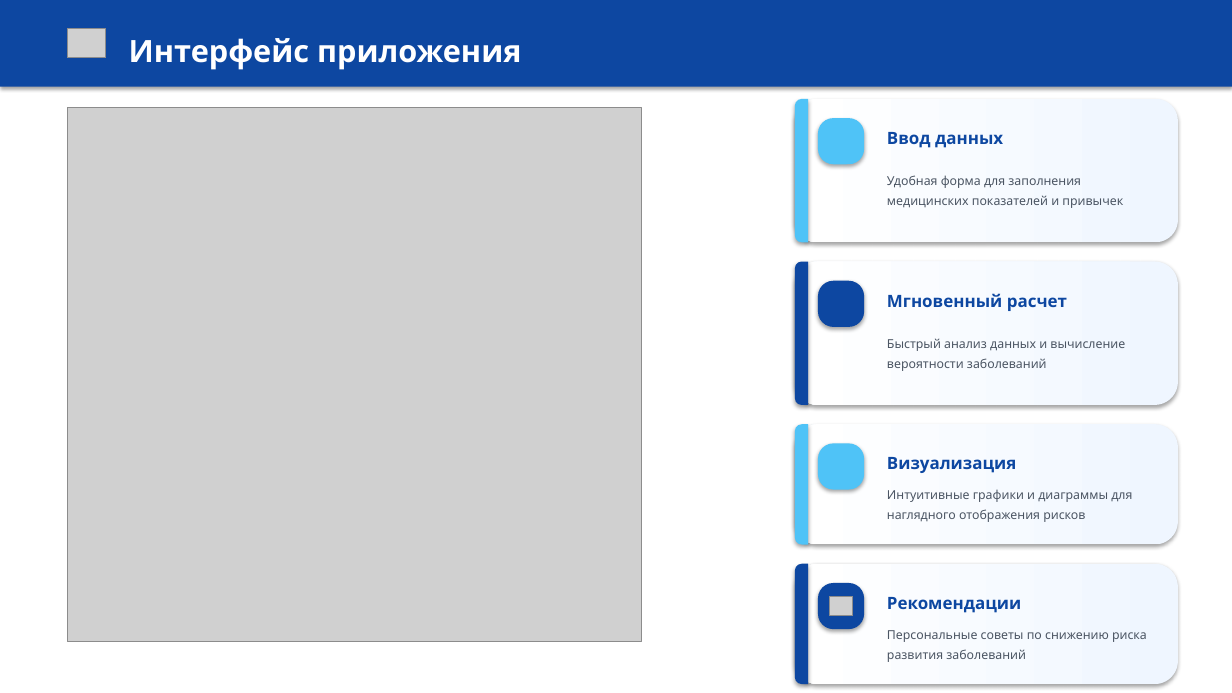
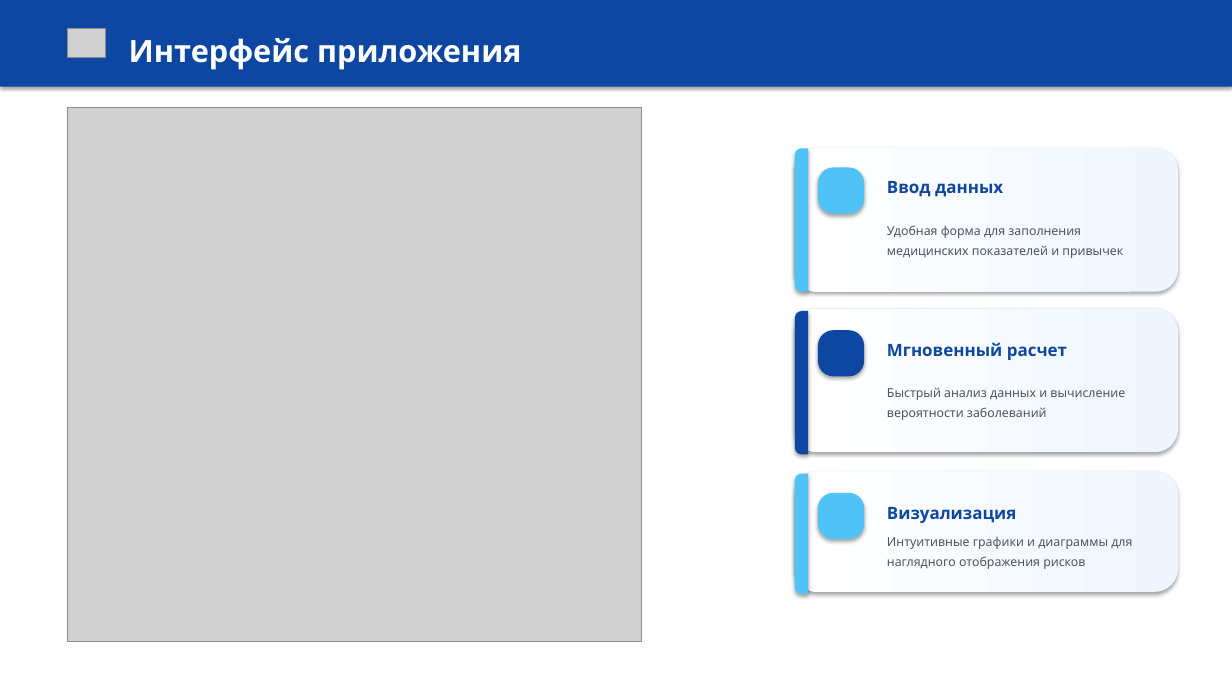
Before and after one commit to TimAlb7/decease_risk, a slide deck: slide 6 of Веб-приложение для оценки риска заболеваний.pptx. Drawn at 1232x693 pixels with LibreOffice and Linux fonts; fonts in the diff are those of the drawing; grey boxes stand for pictures; background and template pictures are left out. Boxes give left, top, right and bottom in pixels: in the first picture for what was removed or moved away, otherwise in the second. Text is boxed around its words. In the diff, an @@ line names an element or a change of style, - is before the commit and + after.

```diff
--- a/Веб-приложение для оценки риска заболеваний.pptx
+++ b/Веб-приложение для оценки риска заболеваний.pptx
@@ text added at <box>887,181,1047,397</box>, 9.6 pt, text #4B5563 @@
+Удобная форма для заполнения медицинских показателей и привычек
@@ 2 rounded rectangles, 1 text: place and size @@
-2 rounded rectangles, 1 text at <box>795,262,1178,544</box>
+2 rounded rectangles, 1 text at <box>795,309,1178,592</box>
@@ 4 texts, 4 rounded rectangles, 3 round same rects: place and size @@
-4 texts, 4 rounded rectangles, 3 round same rects at <box>795,98,1178,544</box>
+4 texts, 4 rounded rectangles, 3 round same rects at <box>795,148,1178,593</box>
@@ rounded rectangle removed at <box>795,564,1178,684</box> @@
@@ round same rect removed at <box>795,564,808,684</box> @@
@@ rounded rectangle removed at <box>818,583,864,629</box> @@
@@ picture removed at <box>830,596,853,616</box> @@
@@ text removed at <box>887,597,1021,613</box> @@
-Рекомендации
@@ text removed at <box>887,630,1147,662</box> @@
-Персональные советы по снижению риска развития заболеваний
```
Also in this commit, not shown: 7 other slides changed.
